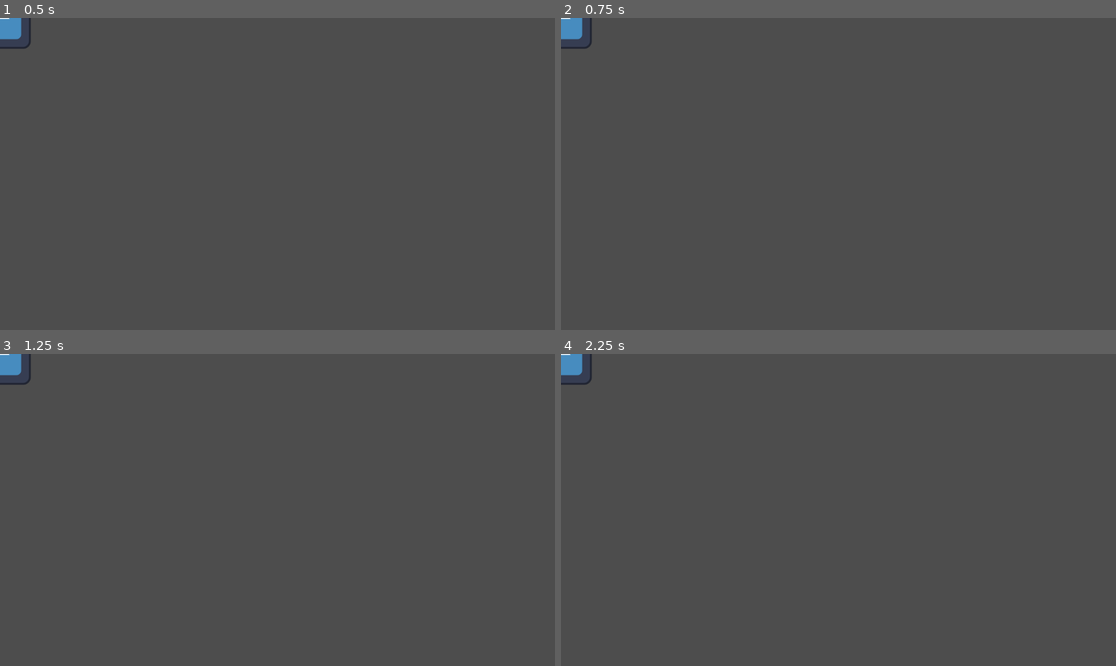
Above: before the commit, frames 1-4 (two rows, left to right).
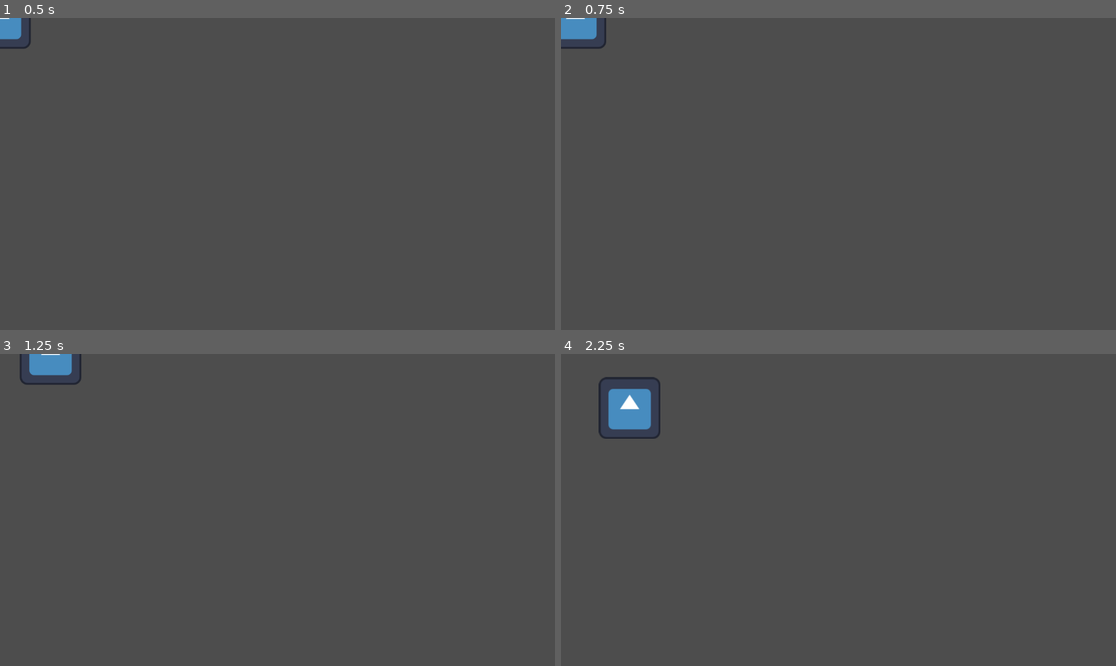
Above: after the commit, the same moments.

Repository: likuuuado/-BlinDebt
Game: Godot game, scene res://player.tscn
Two runs of this game, one before a commit and one after it. Both use one fixed random seed, a clock stepped at 60 frames per second and the inputs below. The engine's default icon, where the game draws it, is replaced by a stand-in: a white triangle on a blue panel in a dark square.
Inputs:
- Up to frame 1 (0.5 s): no input
- Up to frame 2 (0.75 s): tap Enter at 0.5 s; hold D (move_right, bound only after the commit) from 0.53 s (still down)
- Up to frame 3 (1.25 s): keep holding D (move_right, bound only after the commit)
- Up to frame 4 (2.25 s): release D (move_right, bound only after the commit) at 1.28 s; hold S (move_down, bound only after the commit) 1.28-2.03 s; hold D (move_right, bound only after the commit) from 2.03 s (still down)

Frame 1 is identical in both runs. In frame 2, 0.3% of the frame differs, in the area x 0-9%, y 0-10%; in frame 3, 0.9%; in frame 4, 1.7%, in the area x 0-18%, y 0-28%.
Error before the commit: Invalid operands 'Vector2' and 'Nil' in operator '*'. (res://player.gd:8)

Commit message:
Arreglo de error de inputs
Se crearon las acciones move_up-down-left-right en el input map, se les asignaron las teclas wasd y las flechas. Estos inputs fueron usados en input.get_vector del script de player

Diff:
--- a/player.gd
+++ b/player.gd
@@ -1,9 +1,9 @@
 extends CharacterBody2D
 class_name Jugador
 
-var speed;
+var speed: float = 150
 
 func _physics_process(delta: float) -> void:
-	var direcciones = Input.get_vector("right", "left", "up", "down")
+	var direcciones = Input.get_vector("move_left", "move_right", "move_up", "move_down")
 	velocity = direcciones * speed
 	move_and_slide()
--- a/player.tscn
+++ b/player.tscn
@@ -1,15 +1,15 @@
-[gd_scene load_steps=4 format=3 uid="uid://cmiunn1ki2o4l"]
+[gd_scene format=3 uid="uid://cmiunn1ki2o4l"]
 
 [ext_resource type="Script" uid="uid://irqchl3htifn" path="res://player.gd" id="1_onrkg"]
 [ext_resource type="Texture2D" uid="uid://baa7x1mult6rt" path="res://icon.svg" id="2_i3pqv"]
 
 [sub_resource type="CircleShape2D" id="CircleShape2D_hqtel"]
 
-[node name="Player" type="CharacterBody2D"]
+[node name="Player" type="CharacterBody2D" unique_id=129075098]
 script = ExtResource("1_onrkg")
 
-[node name="CollisionShape2D" type="CollisionShape2D" parent="."]
+[node name="CollisionShape2D" type="CollisionShape2D" parent="." unique_id=1968899793]
 shape = SubResource("CircleShape2D_hqtel")
 
-[node name="Sprite2D" type="Sprite2D" parent="."]
+[node name="Sprite2D" type="Sprite2D" parent="." unique_id=505364130]
 texture = ExtResource("2_i3pqv")
--- a/project.godot
+++ b/project.godot
@@ -8,12 +8,43 @@
 
 config_version=5
 
+[animation]
+
+compatibility/default_parent_skeleton_in_mesh_instance_3d=true
+
 [application]
 
 config/name="BlinDebt"
 run/main_scene="uid://cmiunn1ki2o4l"
-config/features=PackedStringArray("4.4", "GL Compatibility")
+config/features=PackedStringArray("4.6", "GL Compatibility")
 config/icon="res://icon.svg"
+
+[input]
+
+move_up={
+"deadzone": 0.2,
+"events": [Object(InputEventKey,"resource_local_to_scene":false,"resource_name":"","device":-1,"window_id":0,"alt_pressed":false,"shift_pressed":false,"ctrl_pressed":false,"meta_pressed":false,"pressed":false,"keycode":0,"physical_keycode":87,"key_label":0,"unicode":119,"location":0,"echo":false,"script":null)
+, Object(InputEventKey,"resource_local_to_scene":false,"resource_name":"","device":-1,"window_id":0,"alt_pressed":false,"shift_pressed":false,"ctrl_pressed":false,"meta_pressed":false,"pressed":false,"keycode":0,"physical_keycode":4194320,"key_label":0,"unicode":0,"location":0,"echo":false,"script":null)
+]
+}
+move_down={
+"deadzone": 0.2,
+"events": [Object(InputEventKey,"resource_local_to_scene":false,"resource_name":"","device":-1,"window_id":0,"alt_pressed":false,"shift_pressed":false,"ctrl_pressed":false,"meta_pressed":false,"pressed":false,"keycode":0,"physical_keycode":83,"key_label":0,"unicode":115,"location":0,"echo":false,"script":null)
+, Object(InputEventKey,"resource_local_to_scene":false,"resource_name":"","device":-1,"window_id":0,"alt_pressed":false,"shift_pressed":false,"ctrl_pressed":false,"meta_pressed":false,"pressed":false,"keycode":0,"physical_keycode":4194322,"key_label":0,"unicode":0,"location":0,"echo":false,"script":null)
+]
+}
+move_left={
+"deadzone": 0.2,
+"events": [Object(InputEventKey,"resource_local_to_scene":false,"resource_name":"","device":-1,"window_id":0,"alt_pressed":false,"shift_pressed":false,"ctrl_pressed":false,"meta_pressed":false,"pressed":false,"keycode":0,"physical_keycode":65,"key_label":0,"unicode":97,"location":0,"echo":false,"script":null)
+, Object(InputEventKey,"resource_local_to_scene":false,"resource_name":"","device":-1,"window_id":0,"alt_pressed":false,"shift_pressed":false,"ctrl_pressed":false,"meta_pressed":false,"pressed":false,"keycode":0,"physical_keycode":4194319,"key_label":0,"unicode":0,"location":0,"echo":false,"script":null)
+]
+}
+move_right={
+"deadzone": 0.2,
+"events": [Object(InputEventKey,"resource_local_to_scene":false,"resource_name":"","device":-1,"window_id":0,"alt_pressed":false,"shift_pressed":false,"ctrl_pressed":false,"meta_pressed":false,"pressed":false,"keycode":0,"physical_keycode":68,"key_label":0,"unicode":100,"location":0,"echo":false,"script":null)
+, Object(InputEventKey,"resource_local_to_scene":false,"resource_name":"","device":-1,"window_id":0,"alt_pressed":false,"shift_pressed":false,"ctrl_pressed":false,"meta_pressed":false,"pressed":false,"keycode":0,"physical_keycode":4194321,"key_label":0,"unicode":0,"location":0,"echo":false,"script":null)
+]
+}
 
 [rendering]
 
Not shown, changed: icon.svg.import
